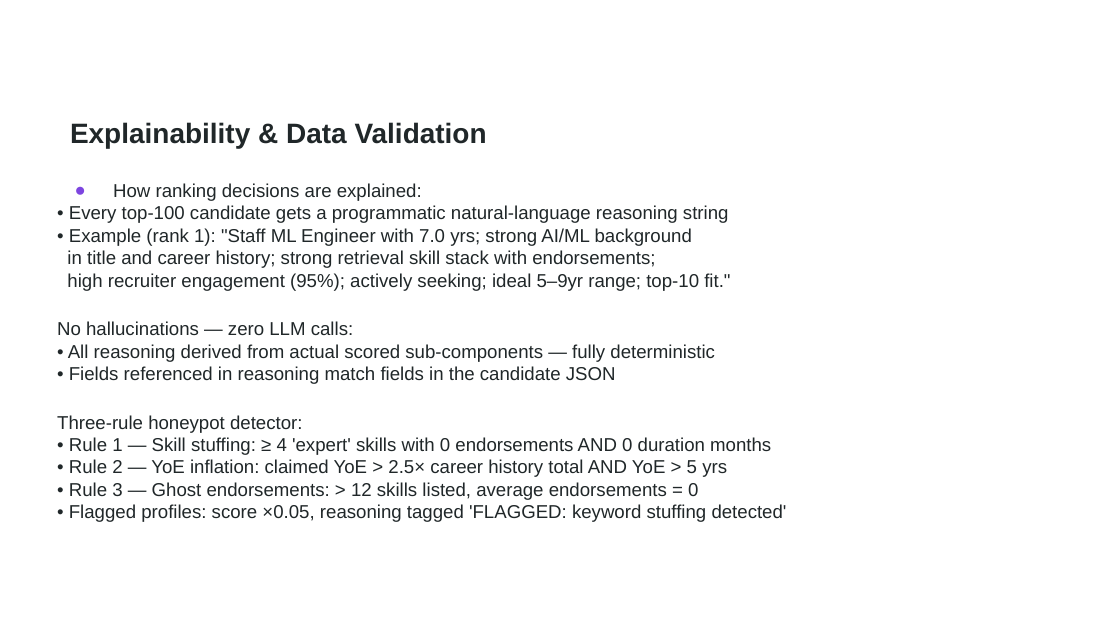
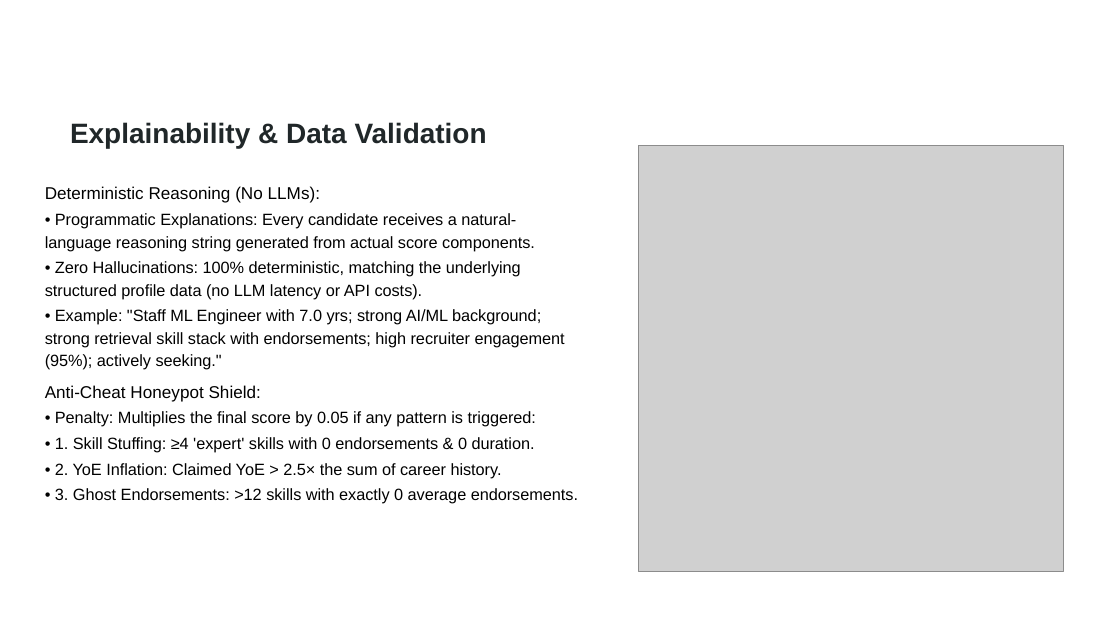
Before and after one commit to theAdityaNVS/redrob-candidate-ranker, a slide deck: slide 5 of Tech_Adi_Redrob_Submission.pptx. Drawn at 1120x630 pixels with LibreOffice and Linux fonts; fonts in the diff are those of the drawing; grey boxes stand for pictures; background and template pictures are left out. Boxes give left, top, right and bottom in pixels: in the first picture for what was removed or moved away, otherwise in the second. Text is boxed around its words. In the diff, an @@ line names an element or a change of style, - is before the commit and + after.

Commit message:
chore: add submission artifacts, resources, and project docs
- Add final submission PDFs for both Data & AI and Ideathon challenges
- Add resources folder (organizer-provided schemas, docs, charts, templates)
- Add CHALLENGE.md, CLAUDE.md, PROMPT.md project documentation
- Update .gitignore to exclude large template PPTXs and ideathon source PPTX

```diff
--- a/Tech_Adi_Redrob_Submission.pptx
+++ b/Tech_Adi_Redrob_Submission.pptx
@@ picture added at box(638, 146, 1064, 571) @@
@@ text at box(45, 186, 578, 504): text changed; size 12 to 10.5 pt; text colour #202729 to #000000 @@
-● How ranking decisions are explained:
-• Every top-100 candidate gets a programmatic natural-language reasoning string
-• Example (rank 1): "Staff ML Engineer with 7.0 yrs; strong AI/ML background
-in title and career history; strong retrieval skill stack with endorsements;
-high recruiter engagement (95%); actively seeking; ideal 5–9yr range; top-10 fit."
-No hallucinations — zero LLM calls:
-• All reasoning derived from actual scored sub-components — fully deterministic
-• Fields referenced in reasoning match fields in the candidate JSON
-Three-rule honeypot detector:
-• Rule 1 — Skill stuffing: ≥ 4 'expert' skills with 0 endorsements AND 0 duration months
-• Rule 2 — YoE inflation: claimed YoE > 2.5× career history total AND YoE > 5 yrs
-• Rule 3 — Ghost endorsements: > 12 skills listed, average endorsements = 0
-• Flagged profiles: score ×0.05, reasoning tagged 'FLAGGED: keyword stuffing detected'
+Deterministic Reasoning (No LLMs):
+• Programmatic Explanations: Every candidate receives a natural-language reasoning string generated from actual score components.
+• Zero Hallucinations: 100% deterministic, matching the underlying structured profile data (no LLM latency or API costs).
+• Example: "Staff ML Engineer with 7.0 yrs; strong AI/ML background; strong retrieval skill stack with endorsements; high recruiter engagement (95%); actively seeking."
+Anti-Cheat Honeypot Shield:
+• Penalty: Multiplies the final score by 0.05 if any pattern is triggered:
+• 1. Skill Stuffing: ≥4 'expert' skills with 0 endorsements & 0 duration.
+• 2. YoE Inflation: Claimed YoE > 2.5× the sum of career history.
+• 3. Ghost Endorsements: >12 skills with exactly 0 average endorsements.
```
Also in this commit, not shown: 4 other slides changed, 34 other files.
